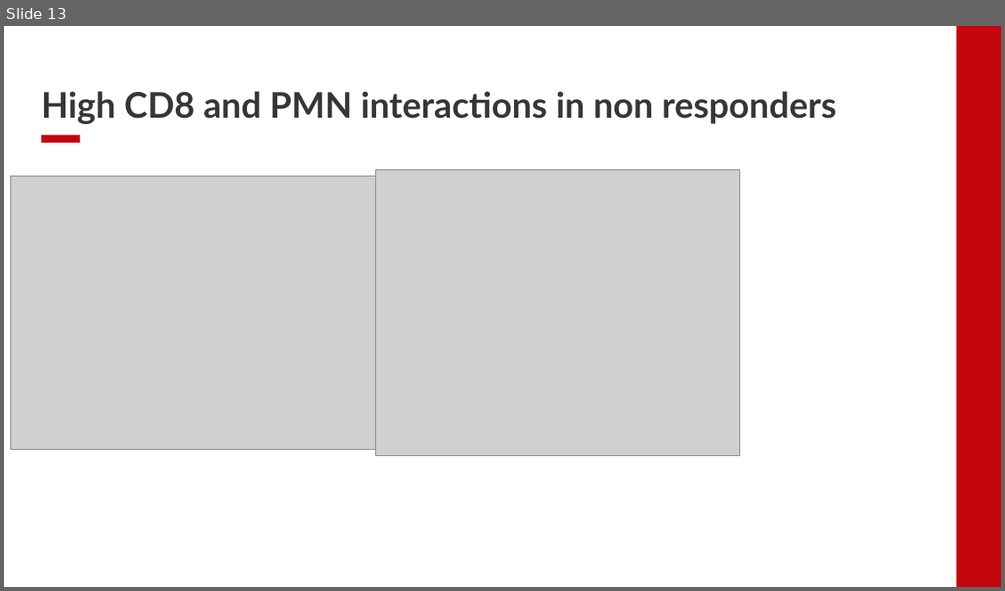
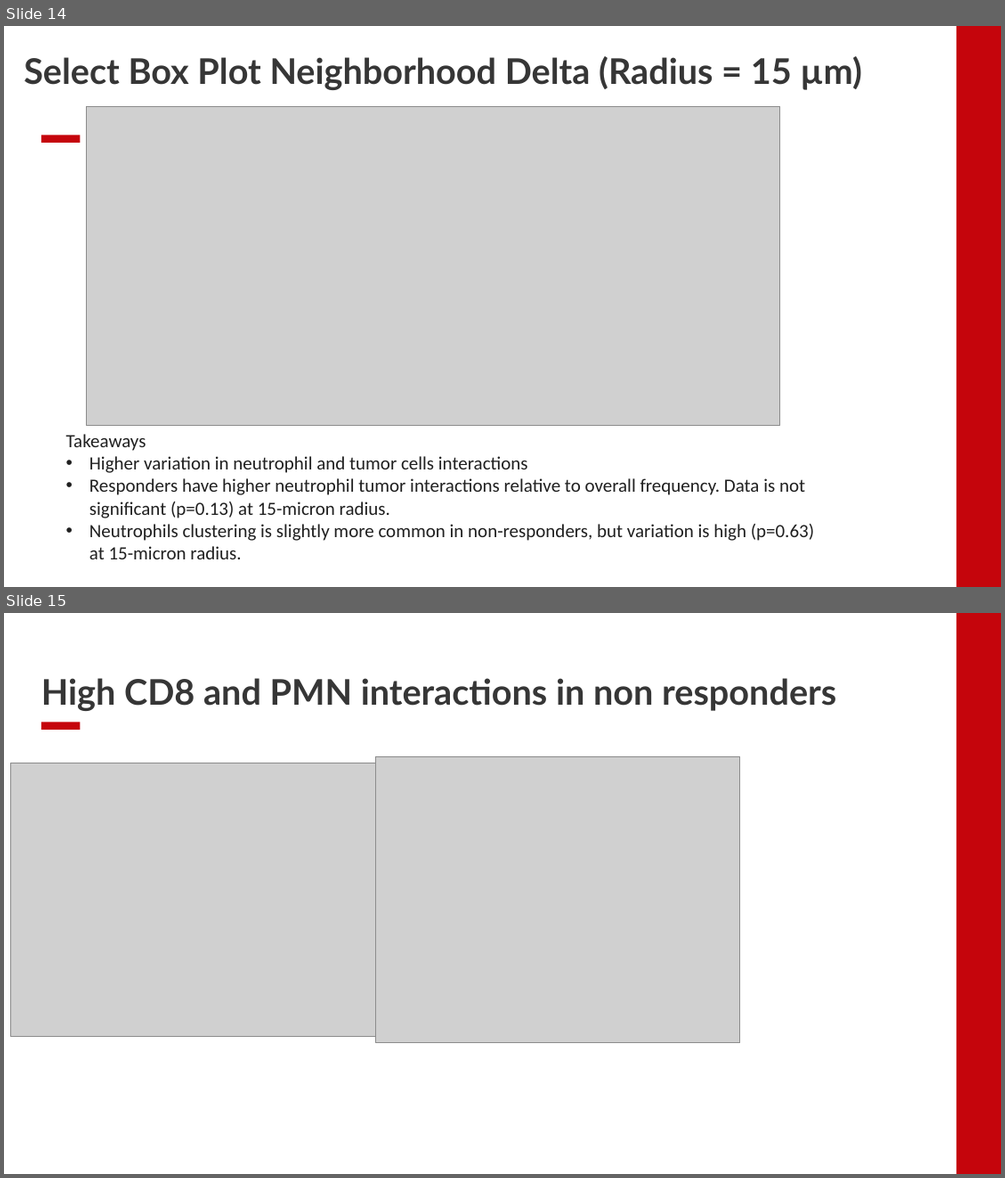
Before and after one commit to EDJohns/2025-Dinh-Lab-Research-Project, a slide deck: Shapiro 2025 Project/Weekly Updates/Week 6 Updates.pptx. Shown one above the other, each under a label of ours: slide 13 before the commit, slides 14 and 15 after it. The pictures are 1005x591 and 1005x1178 pixels, drawn with LibreOffice and Linux fonts; fonts in the diff are those of the drawing; grey boxes stand for pictures; background and template pictures are left out. Boxes give left, top, right and bottom in pixels: in the first picture for what was removed or moved away, otherwise in the second. Text is boxed around its words. In the diff, an @@ line names an element or a change of style, - is before the commit and + after.

```diff
--- a/Shapiro 2025 Project/Weekly Updates/Week 6 Updates.pptx
+++ b/Shapiro 2025 Project/Weekly Updates/Week 6 Updates.pptx
@@ slide 14 added at <box>4,26,1001,587</box>, background #FFFFFF; not listed: 2 template elements that a slide beside it also shows @@
@@ title added at <box>24,56,862,90</box>, 34 pt, text #363636, bold @@
+Select Box Plot Neighborhood Delta (Radius = 15 µm)
@@ picture added at <box>86,107,780,426</box> @@
@@ text added at <box>66,434,814,559</box>, 18 pt, text #202020 @@
+Takeaways
+• Higher variation in neutrophil and tumor cells interactions
+• Responders have higher neutrophil tumor interactions relative to overall frequency. Data is not significant (p=0.13) at 15-micron radius.
+• Neutrophils clustering is slightly more common in non-responders, but variation is high (p=0.63) at 15-micron radius.
@@ what was slide 13 is now slide 15 @@
```
Also in this commit, not shown: 3 slides changed, 4 other slides added, 3 slides removed.
